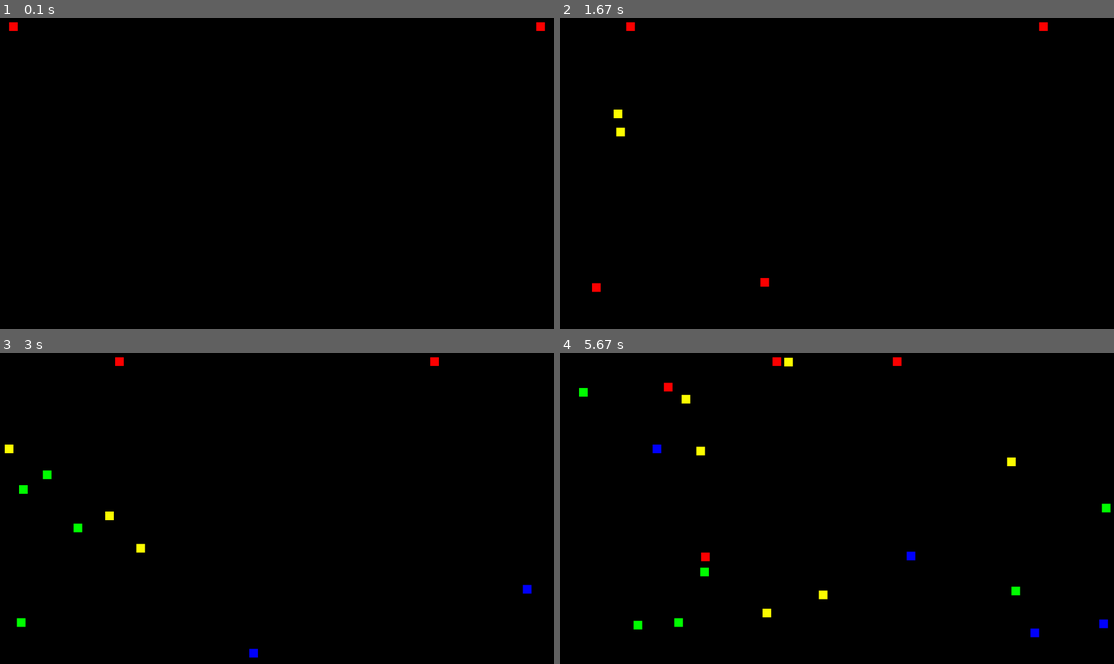
Above: before the commit, frames 1-4 (two rows, left to right).
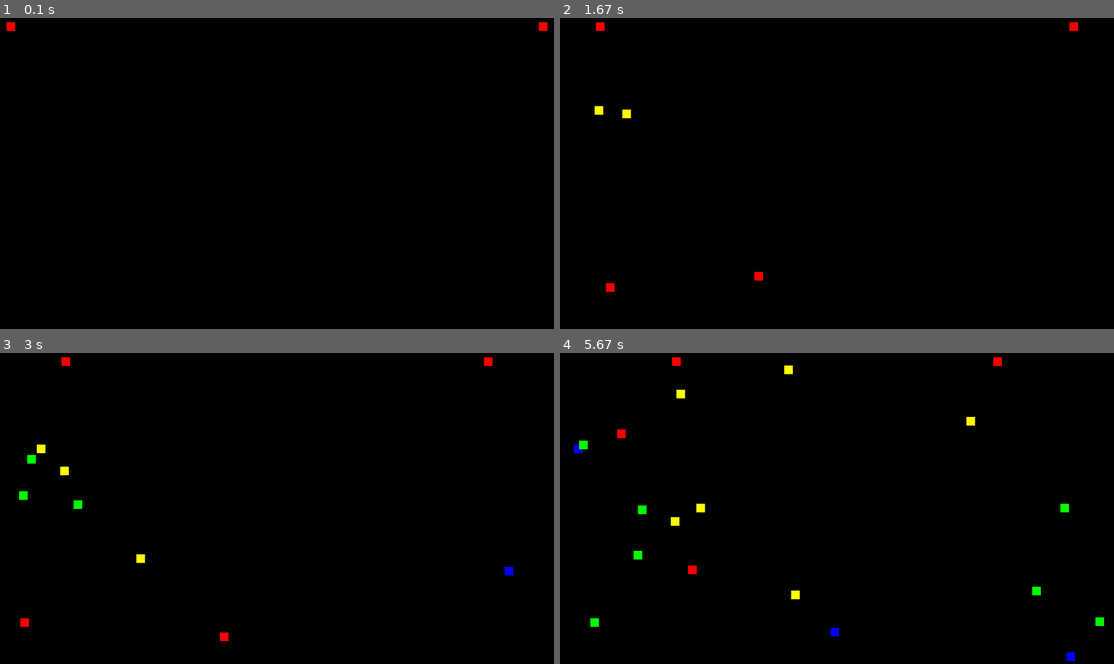
Above: after the commit, the same moments.

Repository: Domroon/pygame-experiments
Game: pygame game, started from myExperiments/experiments.py
Two runs of this game, one before a commit and one after it. Both use one fixed random seed, a clock stepped at 60 frames per second and the inputs below.
Inputs:
- Up to frame 1 (0.1 s): no input
- Up to frame 2 (1.67 s): tap Space at 0.33, 0.73, 1.03, 1.23, 1.57 s
- Up to frame 3 (3 s): tap Space at 1.87, 2.07, 2.37, 2.63, 2.97 s
- Up to frame 4 (5.67 s): tap Space at 3.27, 3.4, 3.8, 4.1, 4.47, 4.87, 5.17, 5.37 s

The runs differ from the first frame. In frame 1, less than 0.1% of the frame differs, in the area x 1-99%, y 1-5%; in frame 2, 0.6%; in frame 3, 1.0%; in frame 4, 1.9%, in the area x 2-100%, y 1-100%.

Commit message:
add other_rect_hit

Diff:
--- a/myExperiments/experiments.py
+++ b/myExperiments/experiments.py
@@ -11,6 +11,10 @@
         self.color = color
         self.x_velocity = x_velocity
         self.y_velocity = y_velocity
+        self.top_left_corner = {'x': self.x, 'y': self.y}
+        self.top_right_corner = {'x': self.x + self.width, 'y': self.y}
+        self.bottom_right_corner = {'x': self.x + self.width + self.height, 'y': self.y + self.height}
+        self.bottom_right_corner = {'x': self.x, 'y': self.height}
 
     def draw(self, window):
         pygame.draw.rect(window, self.color, (self.x, self.y, self.width, self.height))
@@ -32,6 +36,16 @@
     def move(self):
         self.x += self.x_velocity
         self.y += self.y_velocity
+
+        # change the corner - coordinates
+        self.top_left_corner = {'x': self.x, 'y': self.y}
+        self.top_right_corner = {'x': self.x + self.width, 'y': self.y}
+        self.bottom_right_corner = {'x': self.x + self.width + self.height, 'y': self.y + self.height}
+        self.bottom_right_corner = {'x': self.x, 'y': self.height}
+
+    def other_rect_hit(self, other_rectangle):
+        if other_rectangle.top_left_corner['x'] == self.top_right_corner['x']:
+            print('Hit')
 
 
 def redraw(rectangles, test_Rect_1, test_Rect_2, window):
@@ -99,7 +113,7 @@
 
     run = True
     while run:
-        clock.tick(500)  # fps = 27
+        clock.tick(60)  # fps = 27
 
         for event in pygame.event.get():
             if event.type == pygame.QUIT:
@@ -125,6 +139,8 @@
         test_Rect_1.move()
         test_Rect_2.move()
 
+        test_Rect_1.other_rect_hit(test_Rect_2)
+
         redraw(rectangles, test_Rect_1, test_Rect_2, window)
 
 
